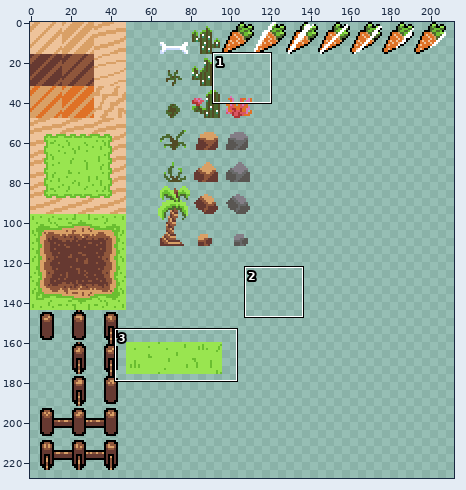
File history of a sprite sheet, project/resources/sprites/tilemap.png. Above, an overview of the earlier version with the close-up marked.
Close-up. Before the commit:
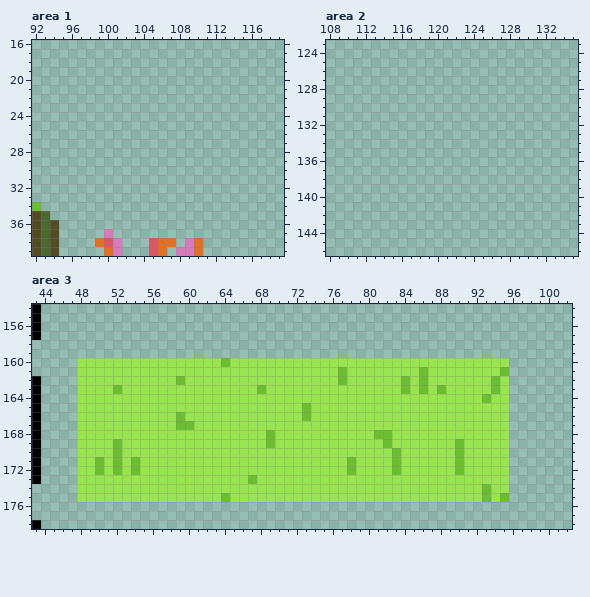
The file is 256x256 pixels. Shown: area 1: x 92..119, y 16..39; area 2: x 108..135, y 123..146; area 3: x 43..102, y 154..178. The wide view leaves out empty margins.
The result:
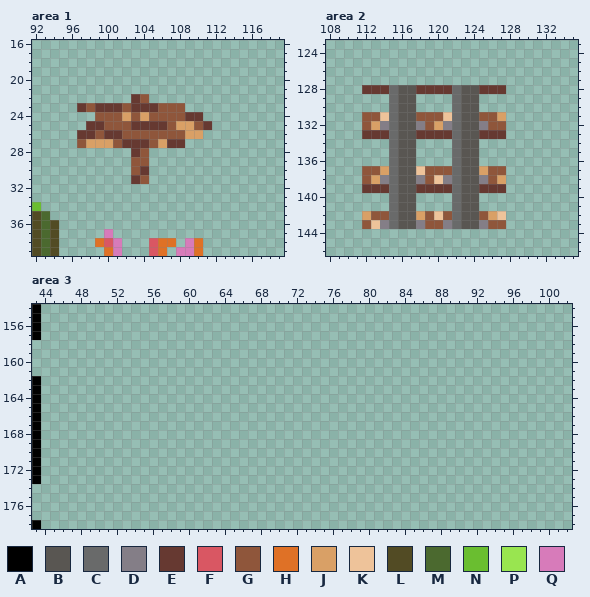
Palette (. is transparent): A #000000  B #595652  C #696a6a  D #847e87  E #663931  F #d95763  G #8f563b  H #df7126  J #d9a066  K #eec39a  L #524b24  M #4b692f  N #6abe30  P #99e550  Q #d77bba
Difference:
Area 1:
y 22: x 103..104 .. -> EG
y 23: x 97..108 ............ -> EGEEEGEEEGGG
y 24: x 99..110 ............ -> GGGJGJGGGGEE
y 25: x 98..111 .............. -> EEGGGEEEEGJJGE
y 26: x 97..110 .............. -> EEGEEGGGGGGGJJ
y 27: x 97..108 ............ -> GJJJGEEEGJEE
y 28: x 103..104 .. -> EG
y 29: x 103..104 .. -> GG
y 30: x 103..104 .. -> GE
y 31: x 103..104 .. -> EG
Area 2:
y 128: x 112..127 ................ -> EEECBBEEEECBBEEE
y 129..130: x 115..117 ... -> CBB; x 122..124 ... -> CBB
y 131: x 112..127 ................ -> GGKCBBGGGKCBBGGJ
y 132: x 112..127 ................ -> GJDCBBDGJDCBBDGG
y 133: x 112..127 ................ -> EEECBBEEEECBBEEE
y 134..136: x 115..117 ... -> CBB; x 122..124 ... -> CBB
y 137: x 112..127 ................ -> GGJCBBKGGGCBBJGG
y 138: x 112..127 ................ -> GJDCBBDGKDCBBDGJ
y 139: x 112..127 ................ -> EEECBBEEEECBBEEE
y 140..141: x 115..117 ... -> CBB; x 122..124 ... -> CBB
y 142: x 112..127 ................ -> JGGCBBJGKGCBBGJK
y 143: x 112..127 ................ -> GKDCBBDGGDCBBDGG
Area 3:
y 160: x 48..95 PPPPPPPPPPPPPPPPNPPPPPPPPPPPPPPPPPPPPPPPPPPPPPPP -> ................................................
y 161: x 48..95 PPPPPPPPPPPPPPPPPPPPPPPPPPPPPNPPPPPPPPNPPPPPPPPN -> ................................................
y 162: x 48..95 PPPPPPPPPPPNPPPPPPPPPPPPPPPPPNPPPPPPNPNPPPPPPPNP -> ................................................
y 163: x 48..95 PPPPNPPPPPPPPPPPPPPPNPPPPPPPPPPPPPPPNPNPNPPPPPNP -> ................................................
y 164: x 48..95 PPPPPPPPPPPPPPPPPPPPPPPPPPPPPPPPPPPPPPPPPPPPPNPP -> ................................................
y 165: x 48..95 PPPPPPPPPPPPPPPPPPPPPPPPPNPPPPPPPPPPPPPPPPPPPPPP -> ................................................
y 166: x 48..95 PPPPPPPPPPPNPPPPPPPPPPPPPNPPPPPPPPPPPPPPPPPPPPPP -> ................................................
y 167: x 48..95 PPPPPPPPPPPNNPPPPPPPPPPPPPPPPPPPPPPPPPPPPPPPPPPP -> ................................................
y 168: x 48..95 PPPPPPPPPPPPPPPPPPPPPNPPPPPPPPPPPNNPPPPPPPPPPPPP -> ................................................
y 169: x 48..95 PPPPNPPPPPPPPPPPPPPPPNPPPPPPPPPPPPNPPPPPPPNPPPPP -> ................................................
y 170: x 48..95 PPPPNPPPPPPPPPPPPPPPPPPPPPPPPPPPPPPNPPPPPPNPPPPP -> ................................................
y 171..172: x 48..95 PPNPNPNPPPPPPPPPPPPPPPPPPPPPPPNPPPPNPPPPPPNPPPPP -> ................................................
y 173: x 48..95 PPPPPPPPPPPPPPPPPPPNPPPPPPPPPPPPPPPPPPPPPPPPPPPP -> ................................................
y 174: x 48..95 PPPPPPPPPPPPPPPPPPPPPPPPPPPPPPPPPPPPPPPPPPPPPNPP -> ................................................
y 175: x 48..95 PPPPPPPPPPPPPPPPNPPPPPPPPPPPPPPPPPPPPPPPPPPPPNPN -> ................................................
Changed places in both close-ups, as pixel boxes (x1, y1, x2, y2):
added: (77, 94, 212, 184)
added: (362, 85, 506, 229)
erased: (77, 358, 509, 502)
